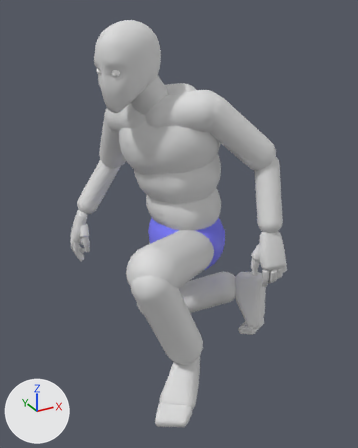
A saved change to the FBX model ContentSources/Blender/ExportedFbx/SkeletalMesh/Als/Anim/A_Als_Crouch_Rotate_90_Left.fbx.
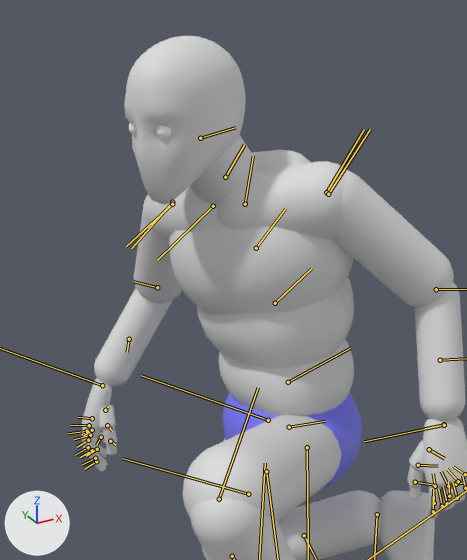
Each version is shown whole from a 50 mm lens placed at (-0.742, -1.487, 1.323), pointed at (0.106, 0.054, 0.553), then close up on the part from 7% to 79% of the width and 0% to 69% of the height. Arrows for +X, +Y and +Z are at lower left; the lights stay in place. Both versions are drawn at frame 11 of the action 'Scene'; the numbers are the values there. The bones that bend it are drawn over the model as lines in the close-ups.

Names of what the first close-up shows: 'SKM_Als'.
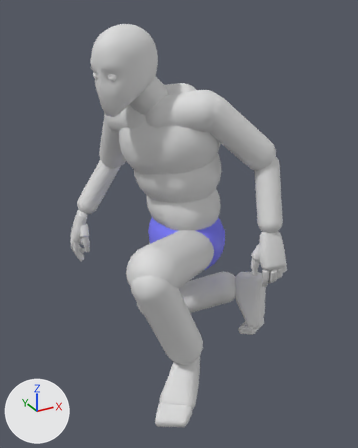
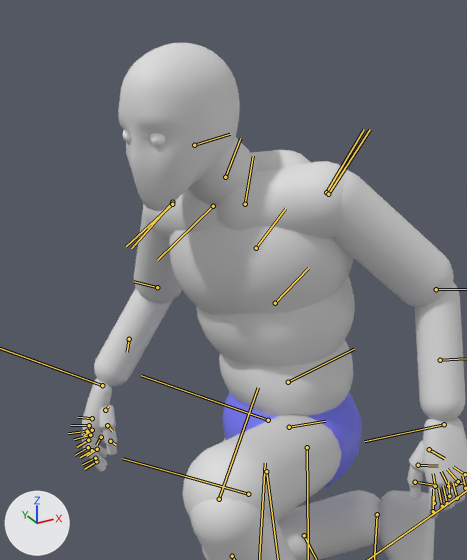
The change, as a diff of the scene's bpy script:
```diff
--- a/ContentSources/Blender/ExportedFbx/SkeletalMesh/Als/Anim/A_Als_Crouch_Rotate_90_Left.fbx.py
+++ b/ContentSources/Blender/ExportedFbx/SkeletalMesh/Als/Anim/A_Als_Crouch_Rotate_90_Left.fbx.py
@@ bone_spine_01 @@
 bone_spine_01 = bpy.data.objects['Armature'].pose.bones['spine_01']  # child of 'pelvis'
-bone_spine_01.rotation_quaternion = (0.982, 0.088, 0.021, -0.165)  # degrees (10, 4, -19)
+bone_spine_01.rotation_quaternion = (0.984, 0.06, 0.026, -0.164)  # degrees (6, 4, -19)
@@ bone_spine_02 @@
 bone_spine_02 = bpy.data.objects['Armature'].pose.bones['spine_02']  # child of 'spine_01'
-bone_spine_02.rotation_quaternion = (0.987, 0.093, -0.009, -0.129)  # degrees (11, 0, -15)
+bone_spine_02.rotation_quaternion = (0.98, 0.148, -0.011, -0.129)  # degrees (17, 1, -15)
@@ bone_spine_03 @@
 bone_spine_03 = bpy.data.objects['Armature'].pose.bones['spine_03']  # child of 'spine_02'
-bone_spine_03.rotation_quaternion = (0.995, 0.087, -0.011, -0.035)  # degrees (10, -1, -4)
+bone_spine_03.rotation_quaternion = (0.998, 0.06, -0.012, -0.035)  # degrees (7, -1, -4)
@@ bone_neck_01 @@
 bone_neck_01 = bpy.data.objects['Armature'].pose.bones['neck_01']  # child of 'spine_03'
-bone_neck_01.rotation_quaternion = (0.995, 0.002, -0.038, 0.094)  # degrees (0, -4, 11)
+bone_neck_01.rotation_quaternion = (0.997, 0.005, -0.072, 0.011)  # degrees (0, -8, 1)
@@ bone_head @@
 bone_head = bpy.data.objects['Armature'].pose.bones['head']  # child of 'neck_01'
-bone_head.rotation_quaternion = (0.984, -0.087, 0.088, 0.128)  # degrees (-9, 11, 14)
+bone_head.rotation_quaternion = (0.968, -0.078, 0.111, 0.213)  # degrees (-6, 14, 24)
```

Where the change shows, as pixel boxes (x1, y1, x2, y2) in the close-ups (467 x 560 px):
'SKM_Als', posed
    before: (82, 36, 467, 560)
    after: (82, 43, 467, 560)
bone 'spine_01', root to tip
    before: (288, 382) to (350, 348)
    after: (288, 382) to (354, 349)
bone 'spine_02', root to tip
    before: (275, 303) to (311, 268)
    after: (275, 303) to (308, 268)
bone 'neck_01', root to tip
    before: (225, 177) to (244, 144)
    after: (225, 177) to (240, 138)
bone 'head', root to tip
    before: (200, 138) to (235, 127)
    after: (194, 145) to (230, 134)
